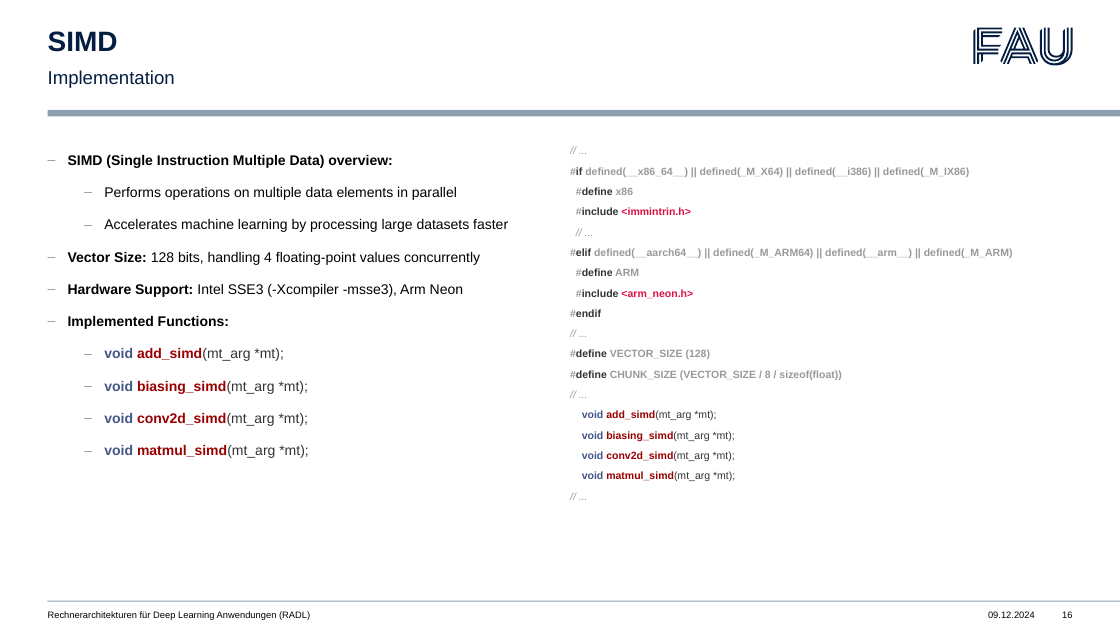
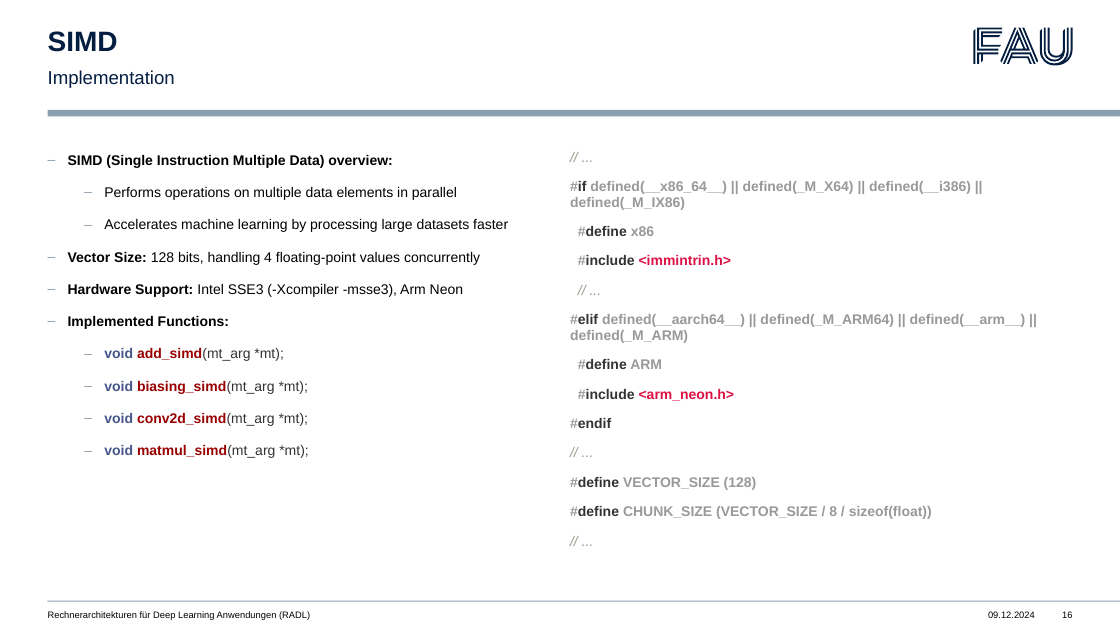
Before and after one commit to libalis/radl, a slide deck: slide 16 of Presentations/3. Presentation/3. Presentation.pptx. Drawn at 1120x630 pixels with LibreOffice and Linux fonts; fonts in the diff are those of the drawing. Boxes give left, top, right and bottom in pixels: in the first picture for what was removed or moved away, otherwise in the second. Text is boxed around its words. In the diff, an @@ line names an element or a change of style, - is before the commit and + after.

```diff
--- a/Presentations/3. Presentation/3. Presentation.pptx
+++ b/Presentations/3. Presentation/3. Presentation.pptx
@@ text "// ..." at [570, 181, 1026, 519]: size 9 to 12 pt; line spacing 0.5 to 0.92 @@
@@ text at [582, 410, 735, 481]: paragraphs removed @@
-void add_simd(mt_arg *mt);
-void biasing_simd(mt_arg *mt);
-void conv2d_simd(mt_arg *mt);
-void matmul_simd(mt_arg *mt);
-// ...
```
Also in this commit, not shown: 1 other slide changed, 2 other files.
